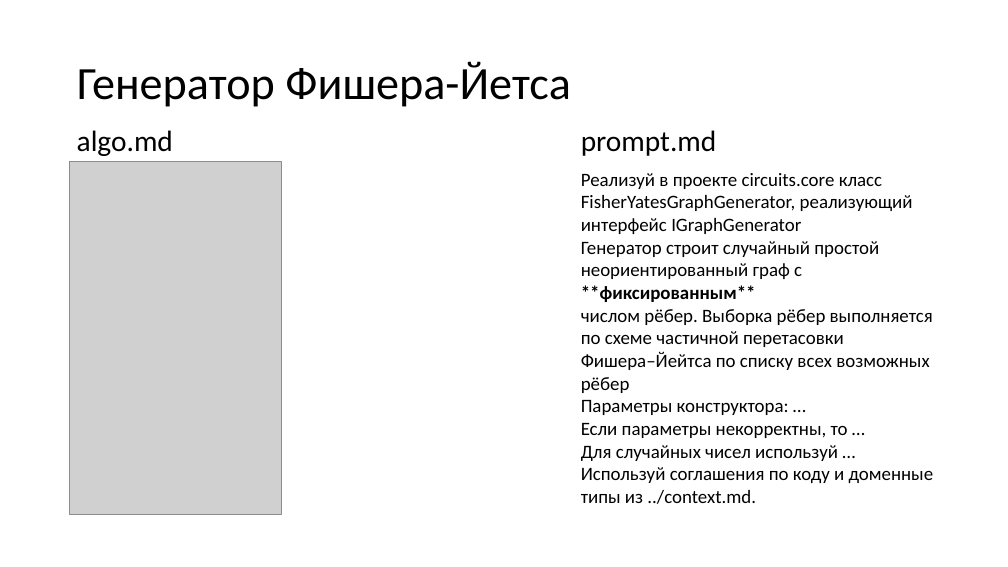
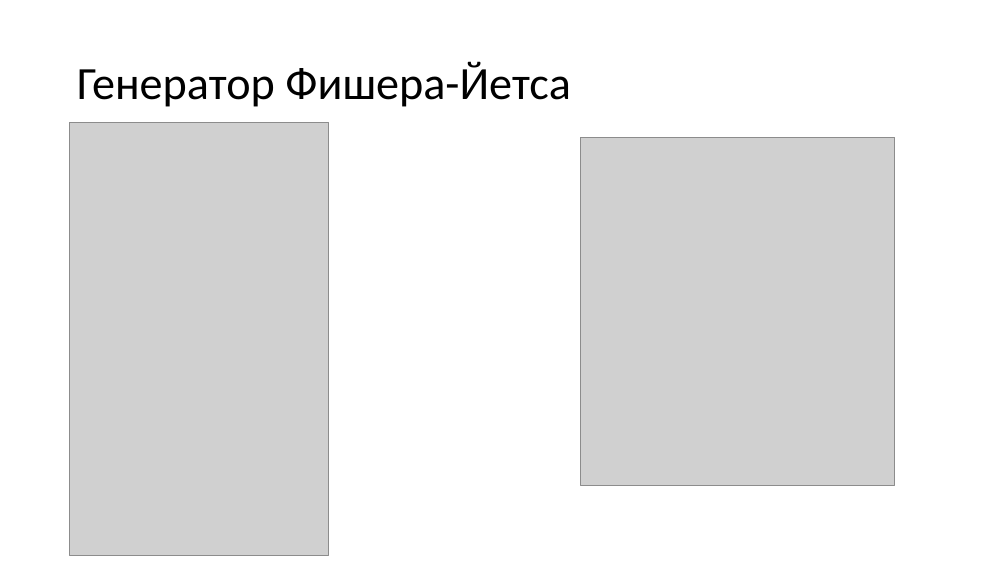
Before and after one commit to Sergho/circuits, a slide deck: slide 12 of presentation/presentation.pptx (slide 17 before the commit). Drawn at 1008x567 pixels with LibreOffice and Linux fonts; fonts in the diff are those of the drawing; grey boxes stand for pictures. Boxes give left, top, right and bottom in pixels: in the first picture for what was removed or moved away, otherwise in the second. Text is boxed around its words. In the diff, an @@ line names an element or a change of style, - is before the commit and + after.

```diff
--- a/presentation/presentation.pptx
+++ b/presentation/presentation.pptx
@@ picture: place and size @@
-picture at (70,161,281,515)
+picture at (70,123,329,556)
@@ text removed at (77,130,173,156) @@
-algo.md
@@ text removed at (581,130,717,156) @@
-prompt.md
@@ picture added at (581,137,895,485) @@
@@ text removed at (581,173,934,504) @@
-Реализуй в проекте circuits.core класс FisherYatesGraphGenerator, реализующий интерфейс IGraphGenerator
-Генератор строит случайный простой неориентированный граф с **фиксированным**
-числом рёбер. Выборка рёбер выполняется по схеме частичной перетасовки
-Фишера–Йейтса по списку всех возможных рёбер
-Параметры конструктора: …
-Если параметры некорректны, то …
-Для случайных чисел используй …
-Используй соглашения по коду и доменные типы из ../context.md.
```
Also in this commit, not shown: 6 other slides changed, 10 slides added, 2 slides removed.
